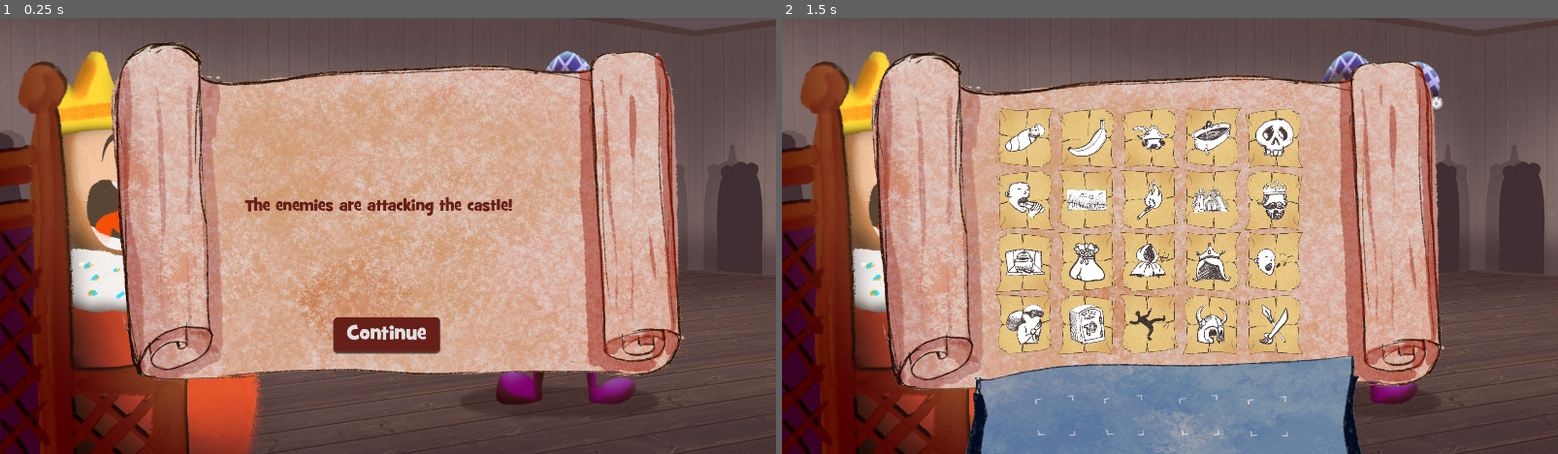
Above: before the commit, frames 1-2 (left to right).
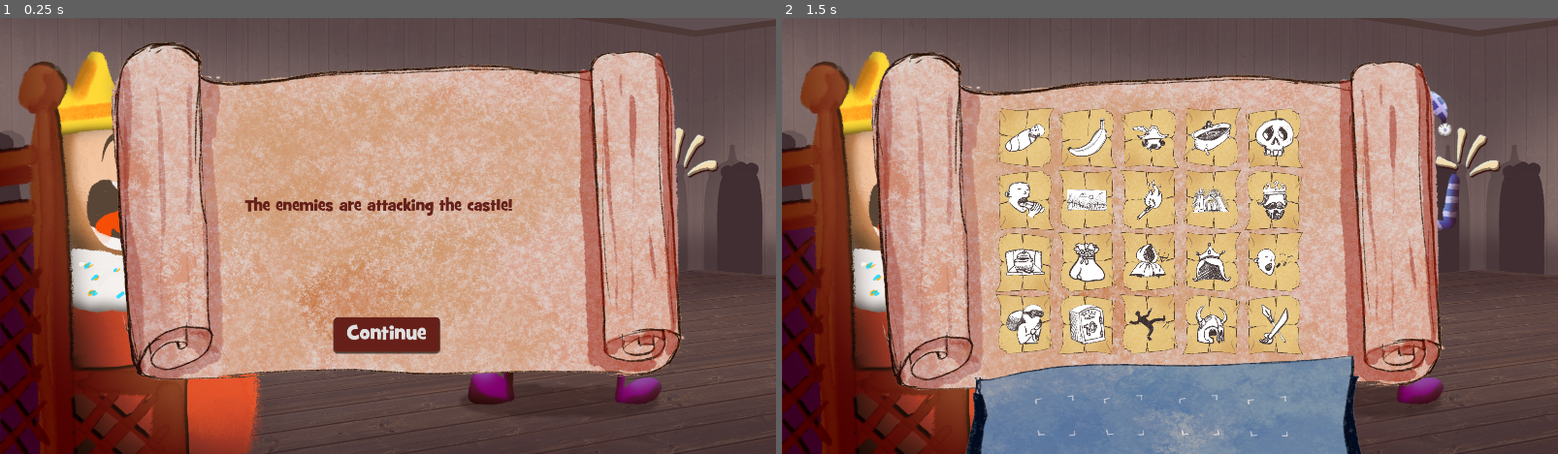
Above: after the commit, the same moments.

Repository: P-Wallis/GGJ-2024
Game: Godot game, scene res://Scenes/level.tscn
Same seed, same stepped clock (60 frames per second), same inputs: the game is played once before the commit and once after it.
Inputs:
- Up to frame 1 (0.25 s): no input
- Up to frame 2 (1.5 s): click "Continue" at 0.5 s; tap Enter at 1.25 s

The runs differ from the first frame. In frame 1, 1.5% of the frame differs, in the area x 60-93%, y 7-89%; in frame 2, 1.3%.

Commit message:
King reactions WIP

Diff:
--- a/CardRelationships/CardPairs.tres
+++ b/CardRelationships/CardPairs.tres
@@ -1,7 +1,27 @@
-[gd_resource type="Resource" script_class="CardPairs" load_steps=2 format=3 uid="uid://ce1rnnislk1in"]
+[gd_resource type="Resource" script_class="CardPairs" load_steps=22 format=3 uid="uid://ce1rnnislk1in"]
 
 [ext_resource type="Script" path="res://Scripts/cardPairsResource.gd" id="1_brafy"]
+[ext_resource type="Resource" uid="uid://mp1epypx480u" path="res://CardData/Baby.tres" id="1_hbjk2"]
+[ext_resource type="Resource" uid="uid://dawd57rt7p24n" path="res://CardData/Banana.tres" id="2_tislg"]
+[ext_resource type="Resource" uid="uid://cuyc3p7470gnx" path="res://CardData/Baron.tres" id="3_yq4lj"]
+[ext_resource type="Resource" uid="uid://4pc6pcu3svsk" path="res://CardData/Bathroom.tres" id="4_yubou"]
+[ext_resource type="Resource" uid="uid://cs78gjqnw0pl" path="res://CardData/Death.tres" id="5_gc1sj"]
+[ext_resource type="Resource" uid="uid://dk3rlsl3i0v0l" path="res://CardData/Eat.tres" id="6_w1pwi"]
+[ext_resource type="Resource" uid="uid://tipaxx2gi4wb" path="res://CardData/Fields.tres" id="7_4qd8n"]
+[ext_resource type="Resource" uid="uid://b1u2e874fxpqi" path="res://CardData/Fire.tres" id="8_byh2w"]
+[ext_resource type="Resource" uid="uid://fnconu0fn64b" path="res://CardData/Gate.tres" id="9_adf3i"]
+[ext_resource type="Resource" uid="uid://cifc1lpx60gyi" path="res://CardData/King.tres" id="10_qxvpu"]
+[ext_resource type="Resource" uid="uid://btrxsnbgeu60s" path="res://CardData/Kitchen.tres" id="11_wn8qk"]
+[ext_resource type="Resource" uid="uid://bj6j17xyahdnm" path="res://CardData/Money.tres" id="12_nbvmd"]
+[ext_resource type="Resource" uid="uid://bcvdfpaapb6mw" path="res://CardData/Peasants.tres" id="13_oyer0"]
+[ext_resource type="Resource" uid="uid://dwoyb72dui4b0" path="res://CardData/Queen.tres" id="14_q5ui5"]
+[ext_resource type="Resource" uid="uid://dyr7xg0h5t7u8" path="res://CardData/Sing.tres" id="15_mih3j"]
+[ext_resource type="Resource" uid="uid://cadnlr2e7b5pb" path="res://CardData/Theft.tres" id="16_5b6j4"]
+[ext_resource type="Resource" uid="uid://crrf65cctp80f" path="res://CardData/Treasury.tres" id="17_cdbuu"]
+[ext_resource type="Resource" uid="uid://l01sryuxn75e" path="res://CardData/Trip.tres" id="18_1drwq"]
+[ext_resource type="Resource" uid="uid://bpi64r4ibcdx3" path="res://CardData/Vikings.tres" id="19_tj6xf"]
+[ext_resource type="Resource" uid="uid://3dptq7r03gyb" path="res://CardData/Weapons.tres" id="20_kyr00"]
 
 [resource]
 script = ExtResource("1_brafy")
-cards = Array[Resource("res://Scripts/cardResource.gd")]([])
+cards = Array[Resource("res://Scripts/cardResource.gd")]([ExtResource("1_hbjk2"), ExtResource("2_tislg"), ExtResource("3_yq4lj"), ExtResource("4_yubou"), ExtResource("5_gc1sj"), ExtResource("6_w1pwi"), ExtResource("7_4qd8n"), ExtResource("8_byh2w"), ExtResource("9_adf3i"), ExtResource("10_qxvpu"), ExtResource("11_wn8qk"), ExtResource("12_nbvmd"), ExtResource("13_oyer0"), ExtResource("14_q5ui5"), ExtResource("15_mih3j"), ExtResource("16_5b6j4"), ExtResource("17_cdbuu"), ExtResource("18_1drwq"), ExtResource("19_tj6xf"), ExtResource("20_kyr00")])
--- a/MessageData/TheBaronTookYourMoney.tres
+++ b/MessageData/TheBaronTookYourMoney.tres
@@ -10,7 +10,8 @@
 
 [resource]
 script = ExtResource("7_hkbac")
-message = "The Queen has died."
+message = "The Baron has embezzled this year's taxes."
+successMessage = "That dirty rat! I knew he wasn't worht entrusting with the treasury!"
 difficulty = 1
 requiredCards = Array[Resource("res://Scripts/cardResource.gd")]([ExtResource("5_ivl2y"), ExtResource("6_1y64t")])
 optionalCards = Array[Resource("res://Scripts/cardResource.gd")]([ExtResource("1_c3gca"), ExtResource("2_n1o2e"), ExtResource("3_yfe43"), ExtResource("4_6rpuw")])
--- a/MessageData/TheQueenIsDead.tres
+++ b/MessageData/TheQueenIsDead.tres
@@ -10,7 +10,8 @@
 
 [resource]
 script = ExtResource("10_lkalo")
-message = "The Baron has embezzled this year's taxes."
+message = "The Queen has died."
+successMessage = "My beloved is dead!? How awful! ... Do you know any hot babes around the court?"
 difficulty = 2
 requiredCards = Array[Resource("res://Scripts/cardResource.gd")]([ExtResource("5_wl088"), ExtResource("2_ybsp2"), ExtResource("6_nfrf6")])
 optionalCards = Array[Resource("res://Scripts/cardResource.gd")]([ExtResource("7_6mgpi"), ExtResource("3_v3j14"), ExtResource("5_oaaw0")])
--- a/MessageData/VikingsAtGate.tres
+++ b/MessageData/VikingsAtGate.tres
@@ -14,6 +14,7 @@
 [resource]
 script = ExtResource("1_bak1p")
 message = "The enemies are attacking the castle!"
+successMessage = "To arms! Defend the castle! Batten down the hatches! Lock up the money!"
 difficulty = 0
 requiredCards = Array[Resource("res://Scripts/cardResource.gd")]([ExtResource("1_fqab6"), ExtResource("2_e7f4p")])
 optionalCards = Array[Resource("res://Scripts/cardResource.gd")]([ExtResource("1_5d5dd"), ExtResource("2_i4lor"), ExtResource("3_c83v4"), ExtResource("4_tedw7"), ExtResource("5_g3d1m"), ExtResource("6_5vrmw"), ExtResource("7_074k8")])
--- a/Scenes/UIScenes/thought_bubble_ui.tscn
+++ b/Scenes/UIScenes/thought_bubble_ui.tscn
@@ -1,7 +1,9 @@
-[gd_scene load_steps=4 format=3 uid="uid://dui72aep4hato"]
+[gd_scene load_steps=6 format=3 uid="uid://dui72aep4hato"]
 
+[ext_resource type="Script" path="res://Scripts/UI/thought_bubble_ui.gd" id="1_2cuyb"]
 [ext_resource type="Texture2D" uid="uid://cvrlt3dsfd6k7" path="res://Assets/Sprites/Cards UI/King_Bubble.png" id="1_sjp6r"]
 [ext_resource type="FontFile" uid="uid://dd7gumdjab30j" path="res://Assets/Fonts/GRILLEDCHEESE_BTN.TTF" id="2_1c47u"]
+[ext_resource type="Resource" uid="uid://ce1rnnislk1in" path="res://CardRelationships/CardPairs.tres" id="2_4mkcm"]
 
 [sub_resource type="LabelSettings" id="LabelSettings_jkk38"]
 font = ExtResource("2_1c47u")
@@ -9,6 +11,8 @@
 font_color = Color(0.4, 0.12549, 0.101961, 1)
 
 [node name="thought_bubble_ui" type="CanvasLayer"]
+script = ExtResource("1_2cuyb")
+pairInfo = ExtResource("2_4mkcm")
 
 [node name="SpeechBubble" type="Control" parent="."]
 layout_mode = 3
--- a/Scenes/jester.tscn
+++ b/Scenes/jester.tscn
@@ -142,7 +142,7 @@
 "texture": ExtResource("18_ff042")
 }],
 "loop": true,
-"name": &"Gates",
+"name": &"Gate",
 "speed": 5.0
 }, {
 "frames": [{
@@ -284,4 +284,4 @@
 [node name="AnimatedSprite2D" type="AnimatedSprite2D" parent="."]
 position = Vector2(0, -450)
 sprite_frames = SubResource("SpriteFrames_nb5su")
-animation = &"Idle"
+animation = &"Gate"
--- /dev/null
+++ b/Scripts/UI/thought_bubble_ui.gd
@@ -0,0 +1,47 @@
+extends CanvasLayer
+class_name ThoughtBubbleUI
+
+@export var pairInfo:CardPairs
+@onready var speech:Label = $SpeechBubble/Bubble/Speech
+
+func ShowKingThought(cards:Array[Card], message:MessageResource):
+	if(message.DoCardsMatchTheMessage(cards)):
+		speech.text = message.successMessage
+	else:
+		speech.text = getFailMessage(cards)
+
+func getFailMessage(cards:Array[Card]):
+	var info = pairInfo.GetEmotionInfo(cards)
+	var mood:CardPairs.Emotion = info["mood"]
+	var pairs = info["cardPairs"]
+	var moodPair:Array[Card] = [cards[0], cards[1]]
+	if(pairs[mood].size() > 0):
+		moodPair = pairs[mood][randi() % pairs[mood].size()]
+	else:
+		match mood:
+			CardPairs.Emotion.AMUSED:
+				printerr("No pairs were returned for mood AMUSED")
+			CardPairs.Emotion.CONFUSED:
+				printerr("No pairs were returned for mood CONFUSED")
+			CardPairs.Emotion.OFFENDED:
+				printerr("No pairs were returned for mood OFFENDED")
+
+	var sentence = "I don't understand."
+	match mood:
+		CardPairs.Emotion.CONFUSED:
+			sentence = AddCardWordsToMessage(
+				"Huh? What does %s have to do with %s? I don't get it.",
+				moodPair)
+		CardPairs.Emotion.AMUSED:
+			sentence = AddCardWordsToMessage(
+				"Haha! %s and %s! Most amusing!",
+				moodPair)
+		CardPairs.Emotion.OFFENDED:
+			sentence = AddCardWordsToMessage(
+				"%s and %s! How dare you mention that to me!?",
+				moodPair)
+
+	return sentence
+
+func AddCardWordsToMessage(inputMessage:String, cards:Array[Card]):
+	return inputMessage % [cards[0].word, cards[1].word]
--- a/Scripts/cardPairsResource.gd
+++ b/Scripts/cardPairsResource.gd
@@ -8,101 +8,121 @@
 	{
 	"cards": [0, 1],
 	"name": "Baby + Banana",
+	"idea": "little bannana baby",
 	"emotion": Emotion.AMUSED
 	},
 	{
 	"cards": [0, 2],
 	"name": "Baby + Baron",
+	"idea": "the Baron had a baby",
 	"emotion": Emotion.CONFUSED
 	},
 	{
 	"cards": [0, 3],
 	"name": "Baby + Bathroom",
+	"idea": "baby poop",
 	"emotion": Emotion.AMUSED
 	},
 	{
 	"cards": [0, 4],
 	"name": "Baby + Death",
+	"idea": "dead baby",
 	"emotion": Emotion.OFFENDED
 	},
 	{
 	"cards": [0, 5],
 	"name": "Baby + Eat",
+	"idea": "a baby eating",
 	"emotion": Emotion.AMUSED
 	},
 	{
 	"cards": [0, 6],
 	"name": "Baby + Fields",
+	"idea": "a baby in the fields",
 	"emotion": Emotion.CONFUSED
 	},
 	{
 	"cards": [0, 7],
 	"name": "Baby + Fire",
+	"idea": "burn the baby",
 	"emotion": Emotion.OFFENDED
 	},
 	{
 	"cards": [0, 8],
 	"name": "Baby + Gates",
+	"idea": "a baby at the gate",
 	"emotion": Emotion.CONFUSED
 	},
 	{
 	"cards": [0, 9],
 	"name": "Baby + King",
+	"idea": "the royal baby",
 	"emotion": Emotion.AMUSED
 	},
 	{
 	"cards": [0, 10],
 	"name": "Baby + Kitchen",
+	"idea": "a baby in the kitchen",
 	"emotion": Emotion.AMUSED
 	},
 	{
 	"cards": [0, 11],
 	"name": "Baby + Money",
+	"idea": "a baby spending money",
 	"emotion": Emotion.CONFUSED
 	},
 	{
 	"cards": [0, 12],
 	"name": "Baby + Peasants",
+	"idea": "the peasants are having babies",
 	"emotion": Emotion.CONFUSED
 	},
 	{
 	"cards": [0, 13],
 	"name": "Baby + Queen",
+	"idea": "the Queen is pregnant",
 	"emotion": Emotion.AMUSED
 	},
 	{
 	"cards": [0, 14],
 	"name": "Baby + Sing",
+	"idea": "babies singing",
 	"emotion": Emotion.AMUSED
 	},
 	{
 	"cards": [0, 15],
 	"name": "Baby + Theft",
+	"idea": "someone stealing our babies",
 	"emotion": Emotion.OFFENDED
 	},
 	{
 	"cards": [0, 16],
 	"name": "Baby + Treasury",
+	"idea": "a baby in the treasury",
 	"emotion": Emotion.CONFUSED
 	},
 	{
 	"cards": [0, 17],
 	"name": "Baby + Trip",
+	"idea": "a baby falling over",
 	"emotion": Emotion.AMUSED
 	},
 	{
 	"cards": [0, 18],
 	"name": "Baby + Vikings",
+	"idea": "the Vikings' population is increasing",
 	"emotion": Emotion.OFFENDED
 	},
 	{
 	"cards": [0, 19],
 	"name": "Baby + Weapons",
+	"idea": "murdering babies",
 	"emotion": Emotion.OFFENDED
 	},
 	{
 	"cards": [1, 2],
 	"name": "Banana + Baron",
+	"idea": "the Baron sitting on a bananna",
 	"emotion": Emotion.AMUSED
 	},
 	{
@@ -967,20 +987,39 @@
 	return GetPairEmotionByIndex(GetCardIndex(xCard), GetCardIndex(yCard))
 
 func GetPairEmotionByIndex(x:int, y:int):
+	return GetPairInfoByIndex(x, y, "emotion");
+
+func GetPairIdeaByIndex(x:int, y:int):
+	return GetPairInfoByIndex(x, y, "idea");
+
+func GetPairInfoByIndex(x:int, y:int, value:String):
 	for pair in pairs:
 		var pairCards = pair["cards"]
 		if(pairCards[0] != x && pairCards[1] != x):
 			continue
 		if(pairCards[0] != y && pairCards[1] != y):
 			continue
-		return pair["emotion"]
+		return pair[value]
 	return null
 
-func GetCombinedEmotion(cardInput:Array[Card]):
+func GetEmotionInfo(cardInput:Array[Card]):
 	# Get the card indicies (to make searching a little more efficient)
 	var indexArray:Array[int] = [];
 	for card in cardInput:
 		indexArray.append(GetCardIndex(card))
+
+
+	var cardPairsByEmotion = {
+		Emotion.CONFUSED: [],
+		Emotion.OFFENDED: [],
+		Emotion.AMUSED: [],
+	}
+
+	var ideasByEmotion = {
+		Emotion.CONFUSED: [],
+		Emotion.OFFENDED: [],
+		Emotion.AMUSED: [],
+	}
 
 	# Count the emotions for each pair of cards
 	var countsDict = {
@@ -991,7 +1030,15 @@
 	for x in indexArray.size():
 		var y = x+1
 		while(y < indexArray.size()):
-			countsDict[GetPairEmotionByIndex(indexArray[x], indexArray[y])] += 1
+			var pairEmotion = GetPairEmotionByIndex(indexArray[x], indexArray[y])
+			if(pairEmotion == null):
+				printerr("Got null for pair: " + cardInput[x].word + " + " + cardInput[y].word)
+				y+=1
+				continue
+			countsDict[pairEmotion] += 1
+			var cardPair: Array[Card] = [cardInput[x], cardInput[y]]
+			cardPairsByEmotion[pairEmotion].append(cardPair)
+			ideasByEmotion[pairEmotion].append(GetPairIdeaByIndex(indexArray[x], indexArray[y]))
 			y+=1
 
 	# Decide which emotion we should have, based on counts
@@ -999,6 +1046,11 @@
 	if(countsDict[Emotion.AMUSED] > countsDict[Emotion.OFFENDED] && countsDict[Emotion.AMUSED] > countsDict[Emotion.CONFUSED]):
 		combinedMood = Emotion.AMUSED
 	if(countsDict[Emotion.OFFENDED] >= countsDict[Emotion.AMUSED] && countsDict[Emotion.OFFENDED] >= countsDict[Emotion.CONFUSED]):
-		combinedMood = Emotion.CONFUSED
-
-	return combinedMood;
+		combinedMood = Emotion.OFFENDED
+
+	return {
+		"mood":combinedMood,
+		"counts":countsDict,
+		"cardPairs":cardPairsByEmotion,
+		"ideas":ideasByEmotion
+	};
--- a/Scripts/levelManager.gd
+++ b/Scripts/levelManager.gd
@@ -13,7 +13,7 @@
 @export var message:MessageResource
 var messageUI:MessageUI
 var chooseUI:CardsAndSlotsUI
-var thoughtUI:CanvasLayer
+var thoughtUI:ThoughtBubbleUI
 var optionsUI:ReactionOptionsUI
 var jester:Jester
 
@@ -74,6 +74,7 @@
 			# show the king's reaction
 			# Show "Done" or "Retry" buttons
 			thoughtUI.visible = true
+			thoughtUI.ShowKingThought(cards, message)
 			optionsUI.visible = true
 
 			if(message.DoCardsMatchTheMessage(cards)):
--- a/Scripts/messageResource.gd
+++ b/Scripts/messageResource.gd
@@ -4,6 +4,7 @@
 enum Difficulty {EASY, MEDIUM, HARD}
 
 @export var message:String
+@export var successMessage:String
 @export var difficulty:Difficulty
 @export var requiredCards:Array[Card]
 @export var optionalCards:Array[Card]
